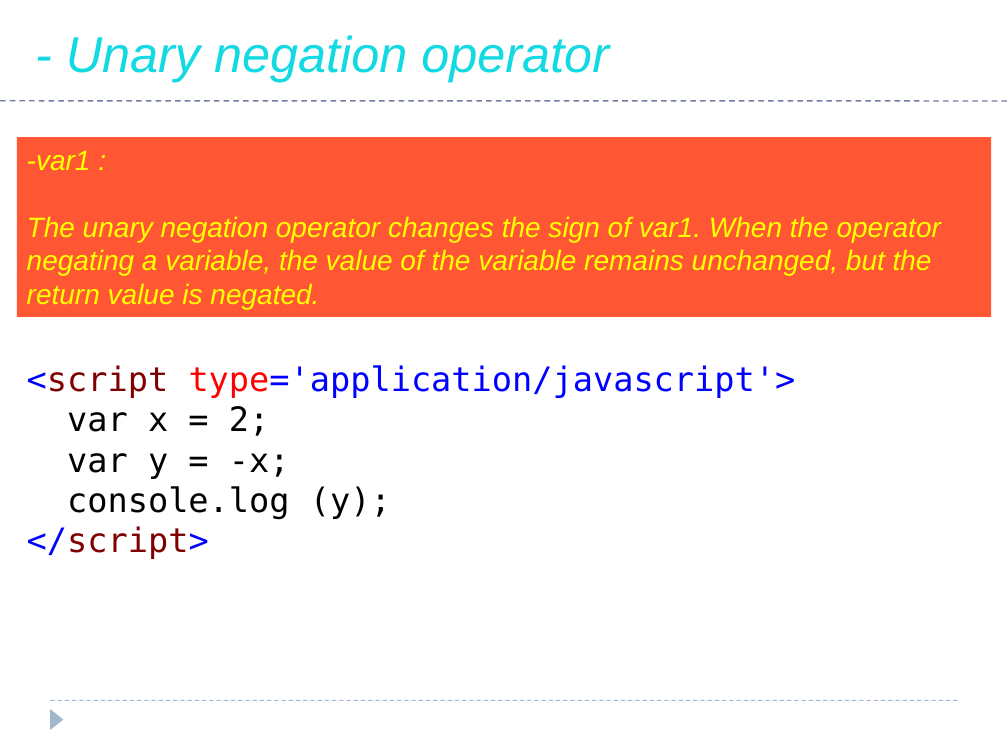
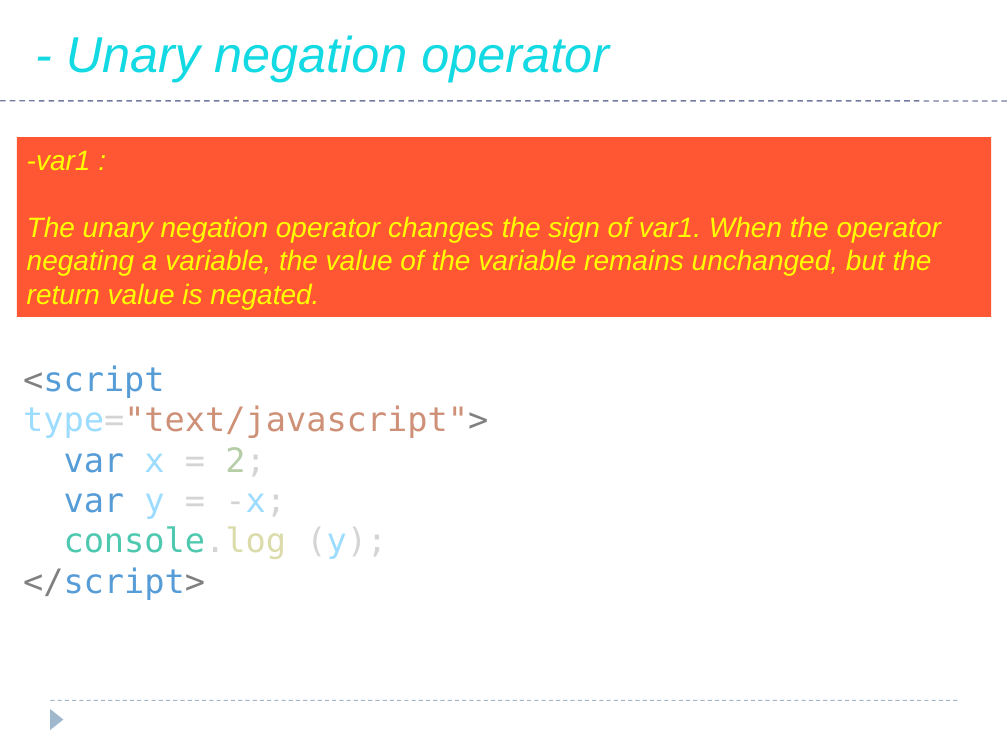
Before and after one commit to saleelgithub/PPTs, a slide deck: slide 80 of AWP PPT - JavaScript.pptx (slide 81 before the commit). Drawn at 1008x756 pixels with LibreOffice and Linux fonts; fonts in the diff are those of the drawing. Boxes give left, top, right and bottom in pixels: in the first picture for what was removed or moved away, otherwise in the second. Text is boxed around its words. In the diff, an @@ line names an element or a change of style, - is before the commit and + after.

```diff
--- a/AWP PPT - JavaScript.pptx
+++ b/AWP PPT - JavaScript.pptx
@@ text at (x1=23, y1=365, x2=488, y2=438): text changed; text colour #0000FF to #CE9178 @@
-<script type='application/javascript'>
+<script type="text/javascript">
@@ text at (x1=64, y1=447, x2=387, y2=559): text colour #000000 to #569CD6 in "var", "var"; text colour #000000 to #9CDCFE in "x", "y -x;", "(y);"; text colour #000000 to #D4D4D4 in "= 2;", "= -x;", "console.log (y);"; text colour #000000 to #B5CEA8 in "2;"; highlight #FFFFFF to none in "var x = 2;", "var y = -x;", "console.log (y);", "</script>"; text colour #000000 to #4EC9B0, text colour #000000 to #DCDCAA in "console.log"; text colour #0000FF to #808080, text colour #800000 to #569CD6 in "</script>" @@
```
Also in this commit, not shown: 9 other slides changed, 1 slide added, 1 slide removed, 2 other files.
